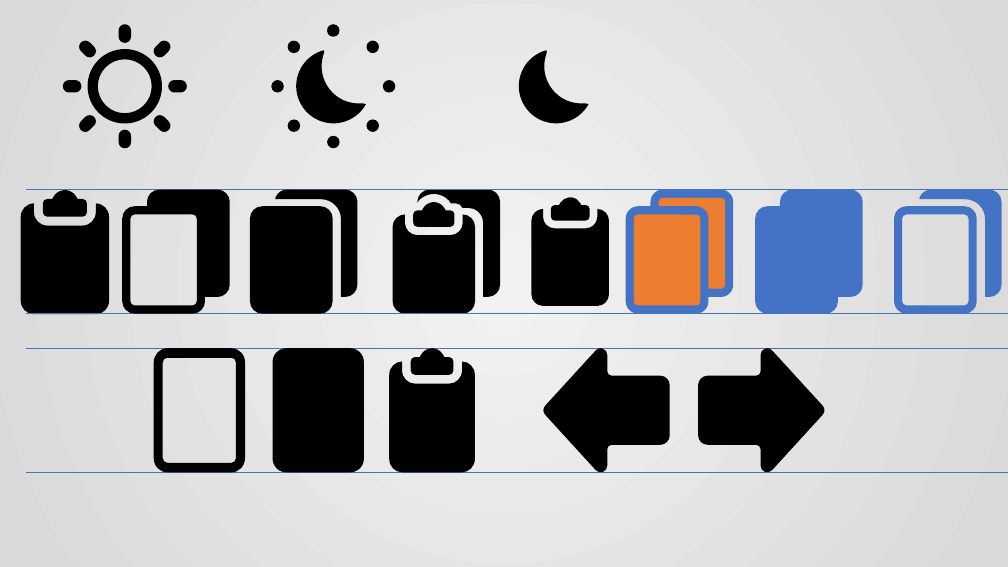
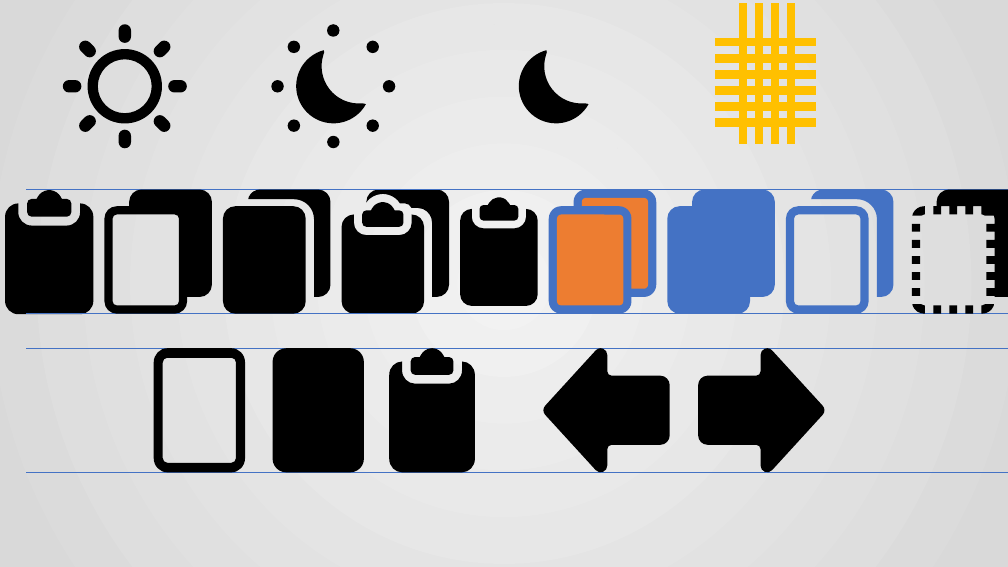
Before and after one commit to histopen/assets, a slide deck: slide 4 of Icons_UI/Icons_UI.pptx. Drawn at 1008x567 pixels with LibreOffice and Linux fonts; fonts in the diff are those of the drawing. Boxes give left, top, right and bottom in pixels: in the first picture for what was removed or moved away, otherwise in the second. Text is boxed around its words. In the diff, an @@ line names an element or a change of style, - is before the commit and + after.

```diff
--- a/Icons_UI/Icons_UI.pptx
+++ b/Icons_UI/Icons_UI.pptx
@@ group added at bbox=[715, 3, 816, 144]: 10 freeform shapes @@
@@ freeform shape: place and size @@
-freeform shape at bbox=[20, 203, 109, 315]
+freeform shape at bbox=[5, 203, 94, 315]
@@ freeform shape: place and size @@
-freeform shape at bbox=[43, 190, 87, 216]
+freeform shape at bbox=[27, 190, 71, 216]
@@ freeform shape: place and size @@
-freeform shape at bbox=[123, 190, 230, 314]
+freeform shape at bbox=[104, 190, 212, 314]
@@ freeform shape: place and size @@
-freeform shape at bbox=[250, 190, 358, 314]
+freeform shape at bbox=[223, 190, 330, 314]
@@ freeform shape: place and size @@
-freeform shape at bbox=[392, 190, 500, 314]
+freeform shape at bbox=[342, 190, 449, 314]
@@ freeform shape: place and size @@
-freeform shape at bbox=[532, 209, 609, 306]
+freeform shape at bbox=[461, 209, 538, 306]
@@ freeform shape: place and size @@
-freeform shape at bbox=[551, 197, 590, 221]
+freeform shape at bbox=[479, 197, 518, 221]
@@ freeform shape: place and size @@
-freeform shape at bbox=[755, 190, 863, 314]
+freeform shape at bbox=[668, 190, 775, 314]
@@ freeform shape: place and size @@
-freeform shape at bbox=[895, 206, 977, 314]
+freeform shape at bbox=[786, 206, 869, 314]
@@ freeform shape: place and size @@
-freeform shape at bbox=[920, 190, 1002, 297]
+freeform shape at bbox=[811, 190, 894, 297]
@@ freeform shape added at bbox=[912, 190, 1008, 314], fill #000000 @@
@@ 4 rounded rectangles: place and size @@
-4 rounded rectangles at bbox=[626, 190, 733, 314]
+4 rounded rectangles at bbox=[549, 190, 656, 314]
```
Also in this commit, not shown: 2 slides added, 2 slides removed, 19 other files.
